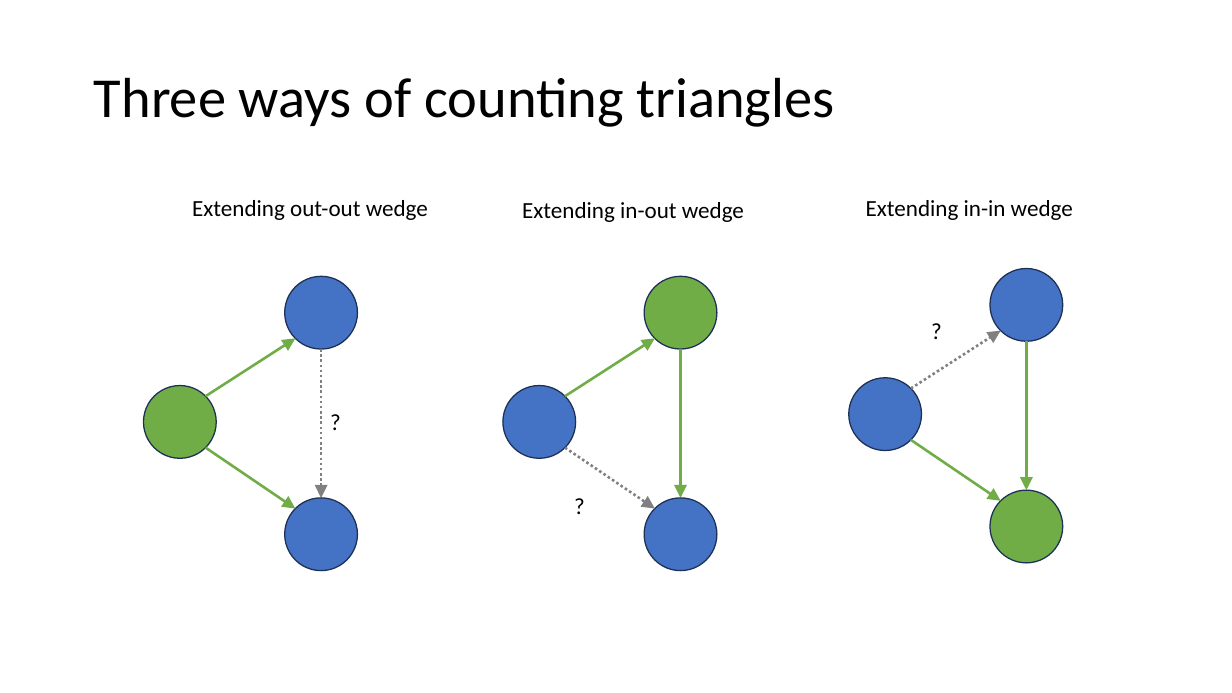
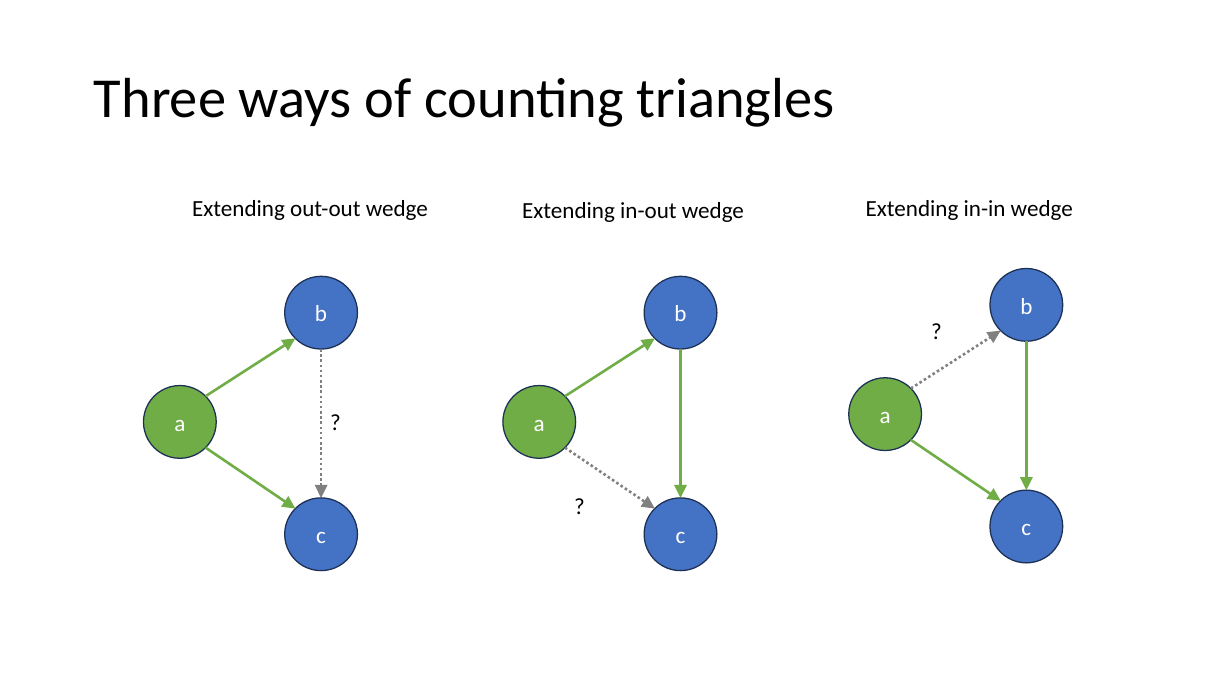
Before and after one commit to samwindels/gradco, a slide deck: slide 31 of presentation.pptx. Drawn at 1232x693 pixels with LibreOffice and Linux fonts; fonts in the diff are those of the drawing. Boxes give left, top, right and bottom in pixels: in the first picture for what was removed or moved away, otherwise in the second. Text is boxed around its words. In the diff, an @@ line names an element or a change of style, - is before the commit and + after.

```diff
--- a/presentation.pptx
+++ b/presentation.pptx
@@ ellipse "b" at [644, 276, 717, 349]: fill #70AD47 to #4472C4 @@
@@ text in ellipse at [1020, 298, 1032, 314]: text added @@
+b
@@ text in ellipse at [315, 305, 327, 321]: text added @@
+b
@@ text in ellipse at [674, 305, 686, 321]: text added @@
+b
@@ ellipse "a" at [503, 385, 576, 458]: fill #4472C4 to #70AD47 @@
@@ ellipse "a" at [849, 378, 922, 451]: fill #4472C4 to #70AD47 @@
@@ text in ellipse at [880, 412, 891, 423]: text added @@
+a
@@ text in ellipse at [174, 420, 185, 431]: text added @@
+a
@@ text in ellipse at [534, 420, 545, 431]: text added @@
+a
@@ ellipse "c" at [990, 490, 1063, 563]: fill #70AD47 to #4472C4 @@
@@ text in ellipse at [316, 532, 326, 543]: text added @@
+c
@@ text in ellipse at [676, 532, 686, 543]: text added @@
+c
@@ text in ellipse at [1021, 524, 1031, 535]: text added @@
+c
```
Also in this commit, not shown: 3 other slides changed.
